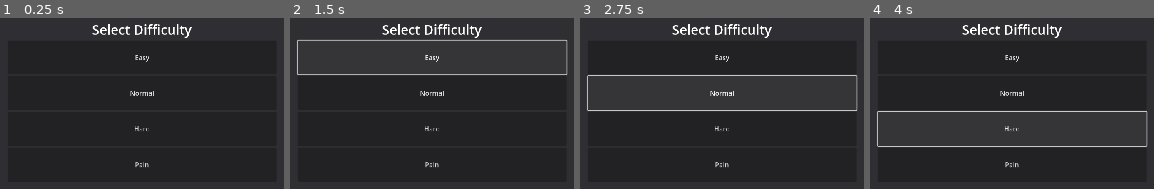
Above: before the commit, frames 1-4 (left to right).
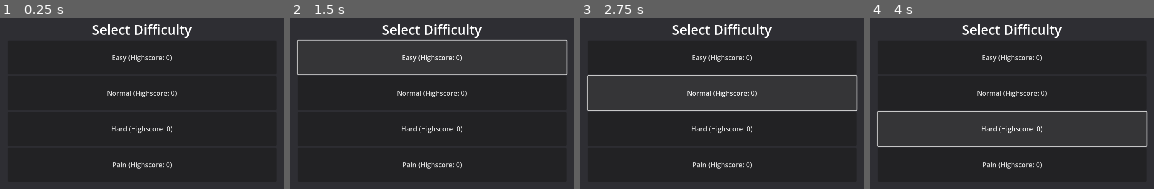
Above: after the commit, the same moments.

Repository: Theooolone/m-game
Game: Godot game, scene res://scenes/catsim/difficulty.tscn
The game is run twice, just before and just after one commit, with the same random seed, the same clock (stepped at 60 frames per second) and the same inputs. This scene is started directly instead of the project's main scene.
Inputs:
- Up to frame 1 (0.25 s): no input
- Up to frame 2 (1.5 s): click "Easy" (after the commit: "Easy (Highscore: 0)") at 0.5 s; click "Easy" (after the commit: "Easy (Highscore: 0)") at 1.25 s
- Up to frame 3 (2.75 s): click "Normal" (after the commit: "Normal (Highscore: 0)") at 2 s
- Up to frame 4 (4 s): click "Normal" (after the commit: "Normal (Highscore: 0)") at 2.75 s; click "Hard" (after the commit: "Hard (Highscore: 0)") at 3.5 s

The runs differ from the first frame. In frame 1, 1.4% of the frame differs, in the area x 37-63%, y 21-89%; in frame 2, 1.4%; in frame 3, 1.4%; in frame 4, 1.4%.

Commit message:
Difficulty buttons now contain highscores

Diff:
--- a/scripts/difficulty.gd
+++ b/scripts/difficulty.gd
@@ -1,4 +1,15 @@
 extends CanvasLayer
+
+
+func _ready():
+	var easy_highscore = Global.get_config_value("cat_sim_highscores", "difficulty_0.6", 0)
+	$VBoxContainer/EasyButton.text = "Easy (Highscore: " + str(10*easy_highscore) + ")"
+	var normal_highscore = Global.get_config_value("cat_sim_highscores", "difficulty_1", 0)
+	$VBoxContainer/NormalButton.text = "Normal (Highscore: " + str(10*normal_highscore) + ")"
+	var hard_highscore = Global.get_config_value("cat_sim_highscores", "difficulty_2", 0)
+	$VBoxContainer/HardButton.text = "Hard (Highscore: " + str(10*hard_highscore) + ")"
+	var pain_highscore = Global.get_config_value("cat_sim_highscores", "difficulty_5", 0)
+	$VBoxContainer/PainButton.text = "Pain (Highscore: " + str(10*pain_highscore) + ")"
 
 
 func _on_easy_button_pressed():
